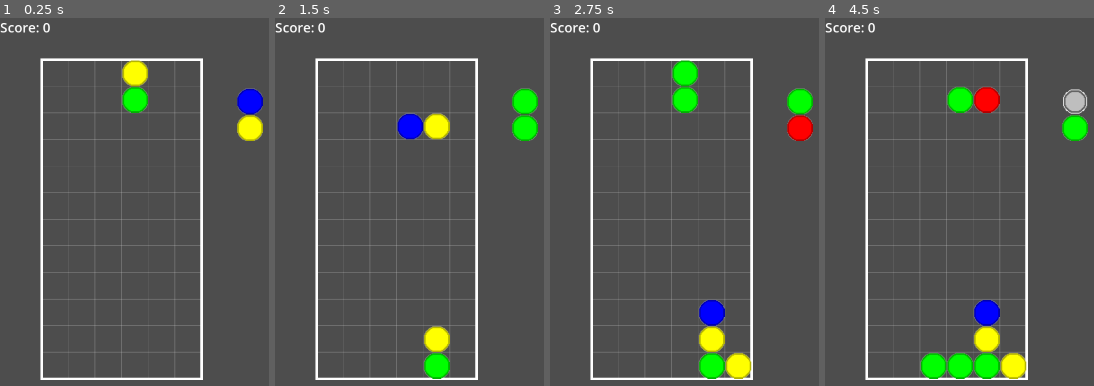
Above: before the commit, frames 1-4 (left to right).
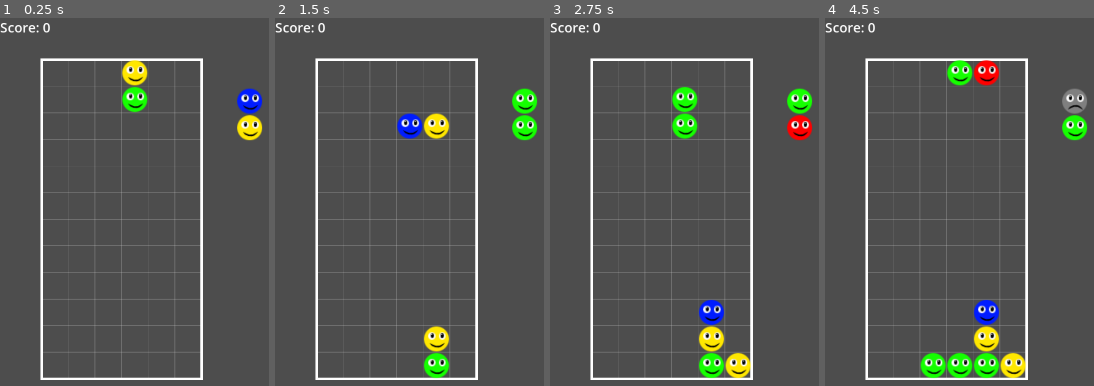
Above: after the commit, the same moments.

Repository: csmallfield/PuyoPuyo
Game: Godot game, scene res://scenes/Main.tscn
The game is run twice, just before and just after one commit, with the same random seed, the same clock (stepped at 60 frames per second) and the same inputs. The engine's default icon, where the game draws it, is replaced by a stand-in: a white triangle on a blue panel in a dark square.
Inputs:
- Up to frame 1 (0.25 s): no input
- Up to frame 2 (1.5 s): tap Enter at 0.5 s; hold Right (move_right) 0.53-1.28 s; hold Space (fast_drop) 0.53-1.28 s; hold Down (move_down) from 1.28 s (still down); tap Up (rotate_piece) at 1.35 s
- Up to frame 3 (2.75 s): tap R (restart) at 2 s; release Down (move_down) at 2.03 s; hold Right (move_right) from 2.03 s (still down); hold Space (fast_drop) from 2.03 s (still down)
- Up to frame 4 (4.5 s): release Space (fast_drop) at 2.78 s; tap Up (rotate_piece) at 2.85, 4.35 s; tap R (restart) at 3.5 s; release Right (move_right) at 3.53 s; hold Space (fast_drop) 3.53-4.28 s; hold Left (move_left) from 3.53 s (still down)

The runs differ from the first frame. In frame 1, 1.6% of the frame differs, in the area x 45-98%, y 11-34%; in frame 2, 2.2%; in frame 3, 3.7%; in frame 4, 5.2%, in the area x 35-98%, y 11-99%.

Commit message:
added sprites and smooth falling gravity
added sprites and smooth falling gravity

Diff:
--- a/puyopuyo_prototype/scripts/GameState.gd
+++ b/puyopuyo_prototype/scripts/GameState.gd
@@ -24,6 +24,17 @@
 var bubble_color = Color.GRAY
 var bubble_spawn_chance = 0.15  # 15% chance for one piece in a pair to be a bubble
 
+# Animation settings
+var piece_fall_speed = 200.0  # pixels per second for smooth falling
+var use_sprites = true  # Set to true to use sprite files instead of generated circles
+var sprite_paths = {
+	Color.RED: "res://assets/red_piece.png",
+	Color.BLUE: "res://assets/blue_piece.png",
+	Color.GREEN: "res://assets/green_piece.png",
+	Color.YELLOW: "res://assets/yellow_piece.png",
+	Color.GRAY: "res://assets/bubble_piece.png"
+}
+
 func _ready():
 	process_mode = Node.PROCESS_MODE_ALWAYS
 
--- a/puyopuyo_prototype/scripts/Grid.gd
+++ b/puyopuyo_prototype/scripts/Grid.gd
@@ -163,18 +163,18 @@
 			piece.get_parent().remove_child(piece)
 			add_child(piece)
 
-			# Store in grid data and set position
+			# Store in grid data and set position immediately (no animation for placement)
 			grid_data[pos.y][pos.x] = piece
-			piece.position = grid_to_pixel(pos)
+			piece.set_position_immediately(grid_to_pixel(pos))
 
 	current_piece_pair.queue_free()
 	current_piece_pair = null
 
-	# Apply gravity immediately after placing
+	# Apply gravity with smooth animations
 	apply_gravity()
 
-	# Check for matches after gravity settles
-	await get_tree().create_timer(0.2).timeout
+	# Wait longer for animations to complete before checking matches
+	await get_tree().create_timer(0.4).timeout
 	check_and_clear_matches()
 
 func check_and_clear_matches():
@@ -229,8 +229,8 @@
 		# Apply gravity after clearing
 		apply_gravity()
 
-		# Wait a bit then check for chain reactions
-		await get_tree().create_timer(0.3).timeout
+		# Wait longer for animations to complete then check for chain reactions
+		await get_tree().create_timer(0.5).timeout
 		check_and_clear_matches()  # Recursive call for chains
 	else:
 		# No matches found, spawn next piece
@@ -297,7 +297,7 @@
 						var piece = grid_data[y][x]
 						grid_data[y][x] = null
 						grid_data[target_y][x] = piece
-						piece.position = grid_to_pixel(Vector2(x, target_y))
+						piece.animate_to_position(grid_to_pixel(Vector2(x, target_y)))
 						something_fell = true
 
 func grid_to_pixel(grid_pos):
--- a/puyopuyo_prototype/scripts/Piece.gd
+++ b/puyopuyo_prototype/scripts/Piece.gd
@@ -4,16 +4,43 @@
 var color = Color.WHITE
 var is_bubble = false
 var sprite = null
+var target_position = Vector2.ZERO
+var is_animating = false
 
 func _ready():
 	# Create the sprite node
 	sprite = Sprite2D.new()
 	add_child(sprite)
 
-	# Create a simple colored circle texture
+	# Create texture
 	create_piece_texture()
 
+func _process(delta):
+	# Smooth animation towards target position
+	if is_animating:
+		var distance = target_position.distance_to(position)
+		if distance > 2.0:  # Still moving
+			var direction = (target_position - position).normalized()
+			position += direction * GameState.piece_fall_speed * delta
+		else:
+			# Close enough, snap to target
+			position = target_position
+			is_animating = false
+
 func create_piece_texture():
+	if GameState.use_sprites and GameState.sprite_paths.has(color):
+		# Try to load sprite file
+		var texture = load(GameState.sprite_paths[color])
+		if texture:
+			sprite.texture = texture
+			return
+		else:
+			print("Could not load sprite: ", GameState.sprite_paths[color])
+
+	# Fall back to procedural generation
+	create_procedural_texture()
+
+func create_procedural_texture():
 	var texture = ImageTexture.new()
 	var image = Image.create(32, 32, false, Image.FORMAT_RGBA8)
 	image.fill(Color.TRANSPARENT)
@@ -52,3 +79,12 @@
 	color = GameState.bubble_color
 	if sprite:
 		create_piece_texture()
+
+func animate_to_position(new_position):
+	target_position = new_position
+	is_animating = true
+
+func set_position_immediately(new_position):
+	position = new_position
+	target_position = new_position
+	is_animating = false
Binary file added: puyopuyo_prototype/assets/blue_piece.png
Not shown, added: puyopuyo_prototype/assets/blue_piece.png.import
Binary file added: puyopuyo_prototype/assets/bubble_piece.png
Not shown, added: puyopuyo_prototype/assets/bubble_piece.png.import
Binary file added: puyopuyo_prototype/assets/green_piece.png
Not shown, added: puyopuyo_prototype/assets/green_piece.png.import
Binary file added: puyopuyo_prototype/assets/red_piece.png
Not shown, added: puyopuyo_prototype/assets/red_piece.png.import
Binary file added: puyopuyo_prototype/assets/yellow_piece.png
Not shown, added: puyopuyo_prototype/assets/yellow_piece.png.import
